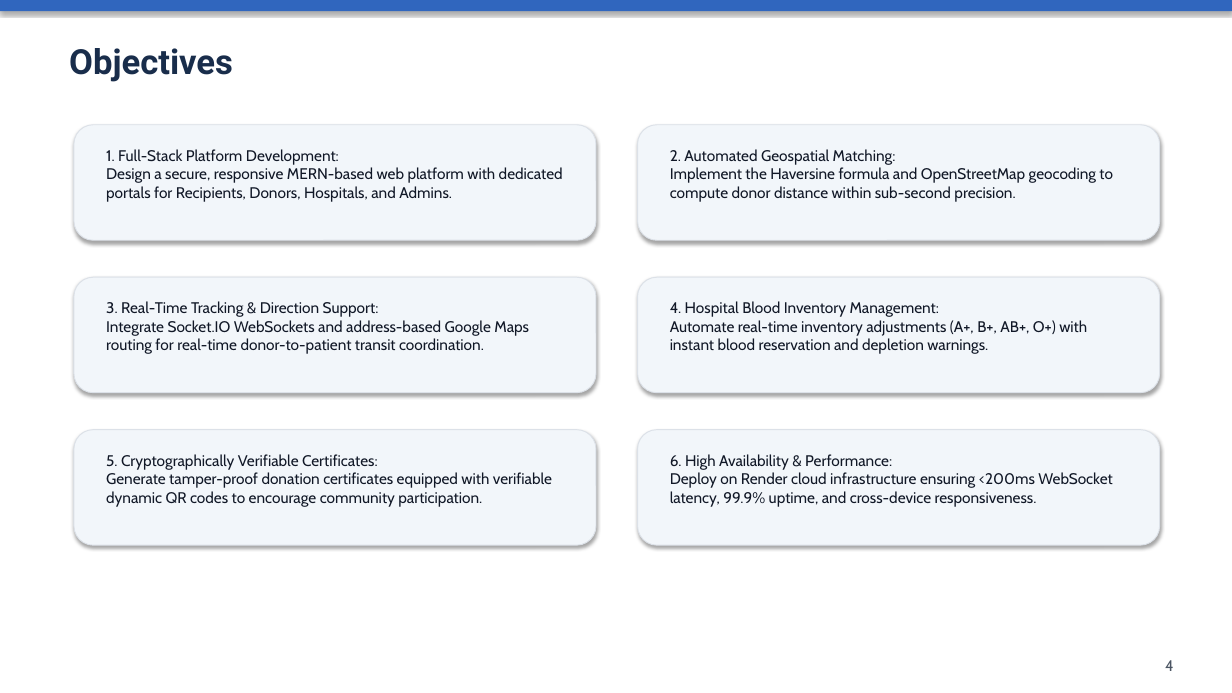
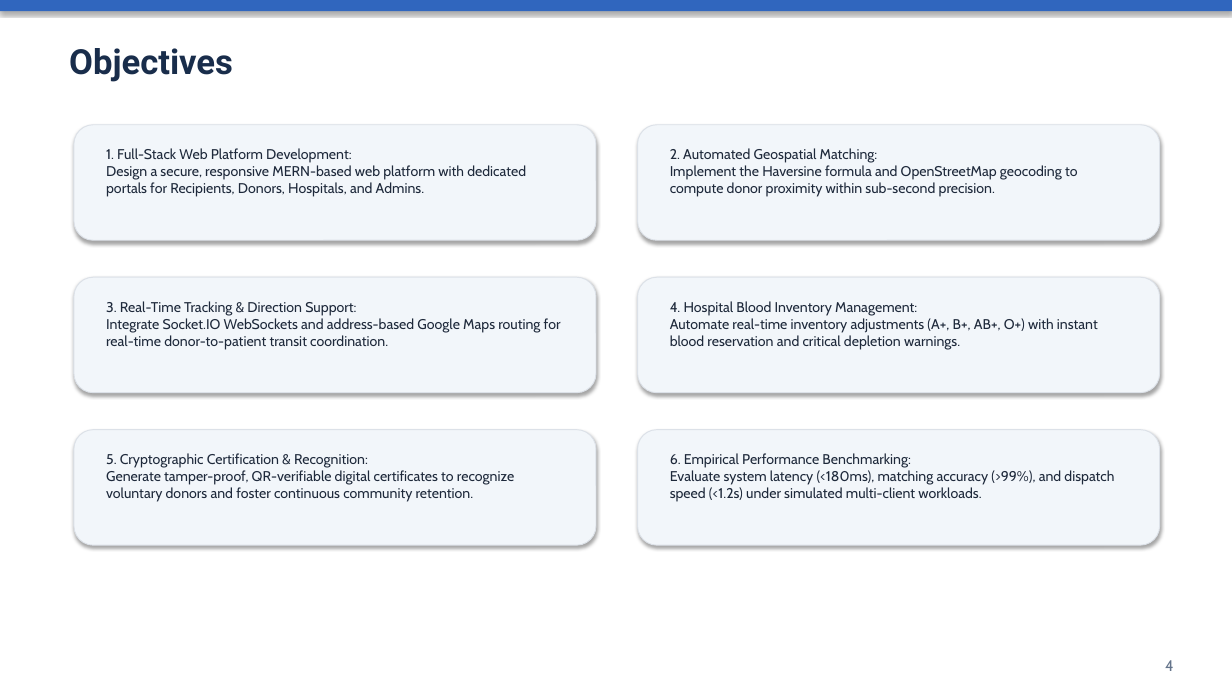
Before and after one commit to rohitmanu-design/BloodNet, a slide deck: slide 4 of BLOODNET_PROJECT_PRESENTATION.pptx. Drawn at 1232x693 pixels with LibreOffice and Linux fonts; fonts in the diff are those of the drawing. Boxes give left, top, right and bottom in pixels: in the first picture for what was removed or moved away, otherwise in the second. Text is boxed around its words. In the diff, an @@ line names an element or a change of style, - is before the commit and + after.

Commit message:
docs: adjust presentation to exactly 12 slides matching reference template and remove previous screenshots

```diff
--- a/BLOODNET_PROJECT_PRESENTATION.pptx
+++ b/BLOODNET_PROJECT_PRESENTATION.pptx
@@ text at [106,148,526,197]: text changed; size 12 to 11 pt; text colour #111827 to #1E293B @@
-1. Full-Stack Platform Development:
-Design a secure, responsive MERN-based web platform with dedicated portals for Recipients, Donors, Hospitals, and Admins.
+1. Full-Stack Web Platform Development:
+Design a secure, responsive MERN-based web platform with dedicated portals for Recipients, Donors, Hospitals, and Admins.
@@ text at [670,148,1077,197]: text changed; size 12 to 11 pt; text colour #111827 to #1E293B @@
-2. Automated Geospatial Matching:
-Implement the Haversine formula and OpenStreetMap geocoding to compute donor distance within sub-second precision.
+2. Automated Geospatial Matching:
+Implement the Haversine formula and OpenStreetMap geocoding to compute donor proximity within sub-second precision.
@@ text "3. Real-Time Tracking & Direction ..." at [106,301,561,350]: size 12 to 11 pt, text colour #111827 to #1E293B @@
@@ text at [670,301,1098,350]: text changed; size 12 to 11 pt; text colour #111827 to #1E293B @@
-4. Hospital Blood Inventory Management:
-Automate real-time inventory adjustments (A+, B+, AB+, O+) with instant blood reservation and depletion warnings.
+4. Hospital Blood Inventory Management:
+Automate real-time inventory adjustments (A+, B+, AB+, O+) with instant blood reservation and critical depletion warnings.
@@ text at [106,453,514,502]: text changed; size 12 to 11 pt; text colour #111827 to #1E293B @@
-5. Cryptographically Verifiable Certificates:
-Generate tamper-proof donation certificates equipped with verifiable dynamic QR codes to encourage community participation.
+5. Cryptographic Certification & Recognition:
+Generate tamper-proof, QR-verifiable digital certificates to recognize voluntary donors and foster continuous community retention.
@@ text at [670,453,1114,502]: text changed; size 12 to 11 pt; text colour #111827 to #1E293B @@
-6. High Availability & Performance:
-Deploy on Render cloud infrastructure ensuring <200ms WebSocket latency, 99.9% uptime, and cross-device responsiveness.
+6. Empirical Performance Benchmarking:
+Evaluate system latency (<180ms), matching accuracy (>99%), and dispatch speed (<1.2s) under simulated multi-client workloads.
@@ text "4" at [1165,660,1174,671]: text colour #4B5563 to #64748B @@
```
Also in this commit, not shown: 10 other slides changed, 1 slide added, 5 slides removed, 2 other files.
